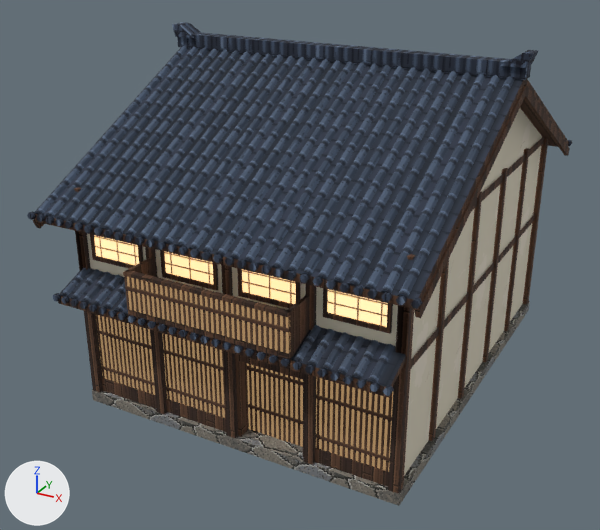
A saved change to the glTF model Oxygen/project/Assets/Models/JapaneseCity/JP_Mid_Townhouse_B.glb.
Rendered twice from a 50 mm camera at (9.02, -13.28, 11.53) aimed at (-0.46, 3.95, 2.92). Arrows for +X, +Y and +Z are at lower left; the lights stay in place. The first picture is the older version. Vertices at exactly the same position are counted once.

The older version as bpy lines, for what is in view:
```python
me_jp_mid_townhouse_b = bpy.data.meshes.new('JP_Mid_Townhouse_B')
me_jp_mid_townhouse_b.from_pydata(...)  # 2700 vertices, 4031 faces; spans x -4.71..4.71, y -1.0..11.0, z 0.0..8.56
# faces by material slot: [24, 90, 896, 60, 6, 891, 2016, 48]
me_jp_mid_townhouse_b.materials.append(mat_jp_stone_granite)
me_jp_mid_townhouse_b.materials.append(mat_jp_plaster_warm)
me_jp_mid_townhouse_b.materials.append(mat_jp_wood_cedardark)
me_jp_mid_townhouse_b.materials.append(mat_jp_wood_lattice)
me_jp_mid_townhouse_b.materials.append(mat_jp_roof_kawarachannel)
me_jp_mid_townhouse_b.materials.append(mat_jp_roof_kawararoll)
me_jp_mid_townhouse_b.materials.append(mat_jp_roof_kawara)
me_jp_mid_townhouse_b.materials.append(mat_jp_shoji_paper)
ob_jp_mid_townhouse_b = bpy.data.objects.new('JP_Mid_Townhouse_B', me_jp_mid_townhouse_b)
ob_jp_mid_townhouse_b.location = (0.0, 0.0, 0.0)
```
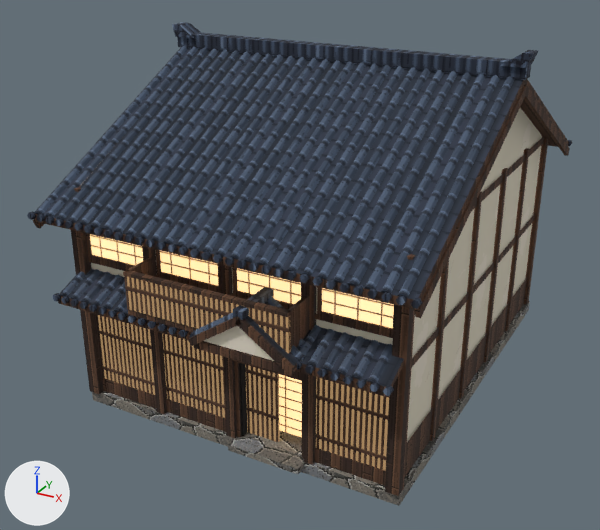
Changed parts and their boxes [x1, y1, x2, y2] in the pictures (600 x 530 px; the box of a moved part takes in the faces that stretch with it):
part 1 of me_jp_mid_townhouse_b, added (brown)
    after: [244, 430, 302, 456]
part 2 of me_jp_mid_townhouse_b, added
    after: [228, 439, 304, 474]
part 3 of me_jp_mid_townhouse_b, added (mostly hidden)
    after: [233, 359, 304, 381]
part 4 of me_jp_mid_townhouse_b, added (brown)
    after: [194, 341, 294, 376]
part 5 of me_jp_mid_townhouse_b, added (mostly hidden)
    after: [88, 259, 393, 338]
part 6 of me_jp_mid_townhouse_b, moved or reshaped
    before: [90, 234, 143, 269]
    after: [86, 233, 146, 269]
part 7 of me_jp_mid_townhouse_b, moved or reshaped
    before: [160, 250, 219, 290]
    after: [155, 249, 222, 292]
part 8 of me_jp_mid_townhouse_b, moved or reshaped
    before: [237, 268, 301, 308]
    after: [232, 267, 306, 308]
part 9 of me_jp_mid_townhouse_b, moved or reshaped
    before: [323, 288, 393, 334]
    after: [317, 287, 394, 334]
part 10 of me_jp_mid_townhouse_b, added (brown)
    after: [71, 230, 104, 394]
part 11 of me_jp_mid_townhouse_b, added
    after: [385, 305, 415, 496]
part 12 of me_jp_mid_townhouse_b, added (brown)
    after: [245, 365, 280, 442]
part 13 of me_jp_mid_townhouse_b, added (beige)
    after: [90, 234, 143, 265]
part 14 of me_jp_mid_townhouse_b, added (beige)
    after: [160, 250, 218, 285]
part 15 of me_jp_mid_townhouse_b, added (beige)
    after: [237, 268, 301, 304]
part 16 of me_jp_mid_townhouse_b, added (beige)
    after: [322, 288, 394, 328]
part 17 of me_jp_mid_townhouse_b, added
    after: [233, 287, 274, 320]
part 18 of me_jp_mid_townhouse_b, deleted (brown)
    before: [247, 363, 303, 447]
part 19 of me_jp_mid_townhouse_b, built on
    before: [235, 108, 541, 457]
    after: [79, 108, 541, 476]

Patch to the scene script:
```diff
--- a/Oxygen/project/Assets/Models/JapaneseCity/JP_Mid_Townhouse_B.glb.py
+++ b/Oxygen/project/Assets/Models/JapaneseCity/JP_Mid_Townhouse_B.glb.py
@@ mat_jp_mat_opening @@
+mat_jp_mat_opening = bpy.data.materials.new('JP_Mat_Opening')
+# uses the picture img_jp_mat_opening
@@ me_jp_mid_townhouse_b @@
-me_jp_mid_townhouse_b.from_pydata(...)  # 2700 vertices, 4031 faces; spans x -4.71..4.71, y -1.0..11.0, z 0.0..8.56
+me_jp_mid_townhouse_b.from_pydata(...)  # 2886 vertices, 4285 faces; spans x -4.71..4.71, y -1.23..11.0, z 0.0..8.56
+# me_jp_mid_townhouse_b part 1: a new loose piece, a box spanning x 0.2..1.8, y 0.02..0.6, z 0.29..0.31, in mat_jp_stone_granite
+# me_jp_mid_townhouse_b part 2: a new loose piece, a box spanning x 0.1..1.9, y -0.42..0.02, z 0.14..0.29, in mat_jp_stone_granite
+# me_jp_mid_townhouse_b part 3: a new loose piece, a box spanning x 0.0..2.0, y -0.1..0.6, z 2.3..2.54, in mat_jp_wood_cedardark
+# me_jp_mid_townhouse_b part 4: a new loose piece, a box spanning x -0.15..2.15, y -1.15..-1.01, z 3.08..3.26, in mat_jp_wood_cedardark
+# me_jp_mid_townhouse_b part 5: a new loose piece, a box spanning x -4.0..4.0, y -0.07..0.0, z 3.82..3.9, in mat_jp_wood_cedardark
+# me_jp_mid_townhouse_b part 6: the loose piece of 24 vertices spanning x -3.73..-2.27, y -0.06..0.04, z 3.9..5.1 is scaled about its middle by (1.18, 1, 1.09), then moved by (0.0, 0.0, 0.05)
+# me_jp_mid_townhouse_b part 7: the loose piece of 24 vertices spanning x -1.73..-0.27, y -0.06..0.04, z 3.9..5.1 is scaled about its middle by (1.18, 1, 1.09), then moved by (0.0, 0.0, 0.05)
+# me_jp_mid_townhouse_b part 8: the loose piece of 24 vertices spanning x 0.27..1.73, y -0.06..0.04, z 3.9..5.1 is scaled about its middle by (1.18, 1, 1.09), then moved by (0.0, 0.0, 0.05)
+# me_jp_mid_townhouse_b part 9: the loose piece of 24 vertices spanning x 2.27..3.73, y -0.06..0.04, z 3.9..5.1 is scaled about its middle by (1.18, 1, 1.09), then moved by (0.0, 0.0, 0.05)
+# me_jp_mid_townhouse_b part 10: a new loose piece, a box spanning x -4.15..-3.85, y -0.22..0.08, z 0.3..5.4, in mat_jp_wood_cedardark
+# me_jp_mid_townhouse_b part 11: a new loose piece, a box spanning x 3.85..4.15, y -0.22..0.08, z 0.3..5.4, in mat_jp_wood_cedardark
+# me_jp_mid_townhouse_b part 12: a new loose piece, a box spanning x 0.2..1.06, y 0.18..0.24, z 0.3..2.3, in mat_jp_wood_lattice
+# me_jp_mid_townhouse_b part 13: a new loose piece, a box spanning x -3.775..-2.225, y -0.015..0.01, z 4.0..5.1, in mat_jp_shoji_paper
+# me_jp_mid_townhouse_b part 14: a new loose piece, a box spanning x -1.775..-0.225, y -0.015..0.01, z 4.0..5.1, in mat_jp_shoji_paper
+# me_jp_mid_townhouse_b part 15: a new loose piece, a box spanning x 0.225..1.775, y -0.015..0.01, z 4.0..5.1, in mat_jp_shoji_paper
+# me_jp_mid_townhouse_b part 16: a new loose piece, a box spanning x 2.225..3.775, y -0.015..0.01, z 4.0..5.1, in mat_jp_shoji_paper
+# me_jp_mid_townhouse_b part 17: a new loose piece, a box spanning x 0.89..1.11, y -1.21..0.0, z 4.07..4.23, in mat_jp_roof_kawara
+# me_jp_mid_townhouse_b part 18: the loose piece of 8 vertices spanning x 0.2..1.8, y 0.3..0.4, z 0.3..2.3 is deleted
+# me_jp_mid_townhouse_b part 19: 34 vertices removed from x -4.0..4.0, y -0.04..5.0, z 0.29..8.04; 156 vertices added at x -4.05..4.05, y -1.23..10.05, z 0.3..8.03
+# other edits to the shape of me_jp_mid_townhouse_b do not show in these pictures
 me_jp_mid_townhouse_b.materials.append(mat_jp_stone_granite)
@@ me_jp_mid_townhouse_b @@
 me_jp_mid_townhouse_b.materials.append(mat_jp_shoji_paper)
+me_jp_mid_townhouse_b.materials.append(mat_jp_mat_opening)
```
